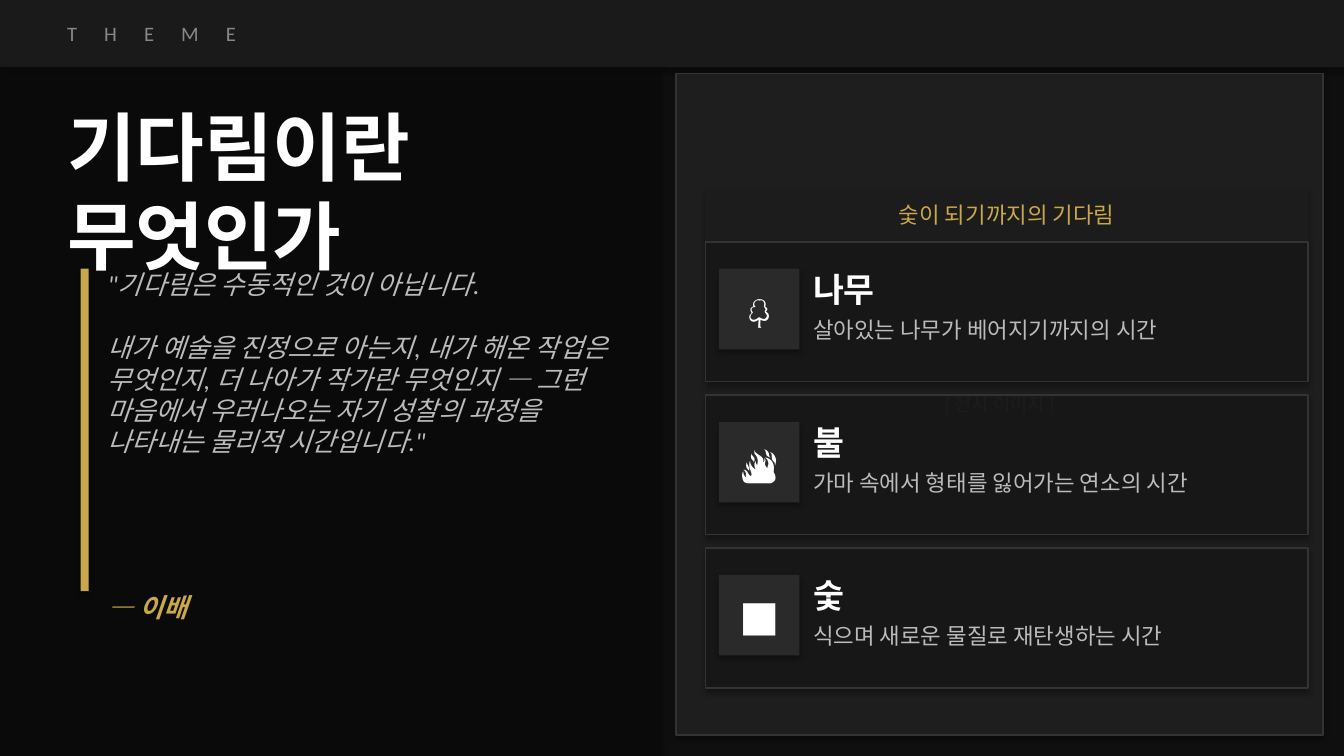
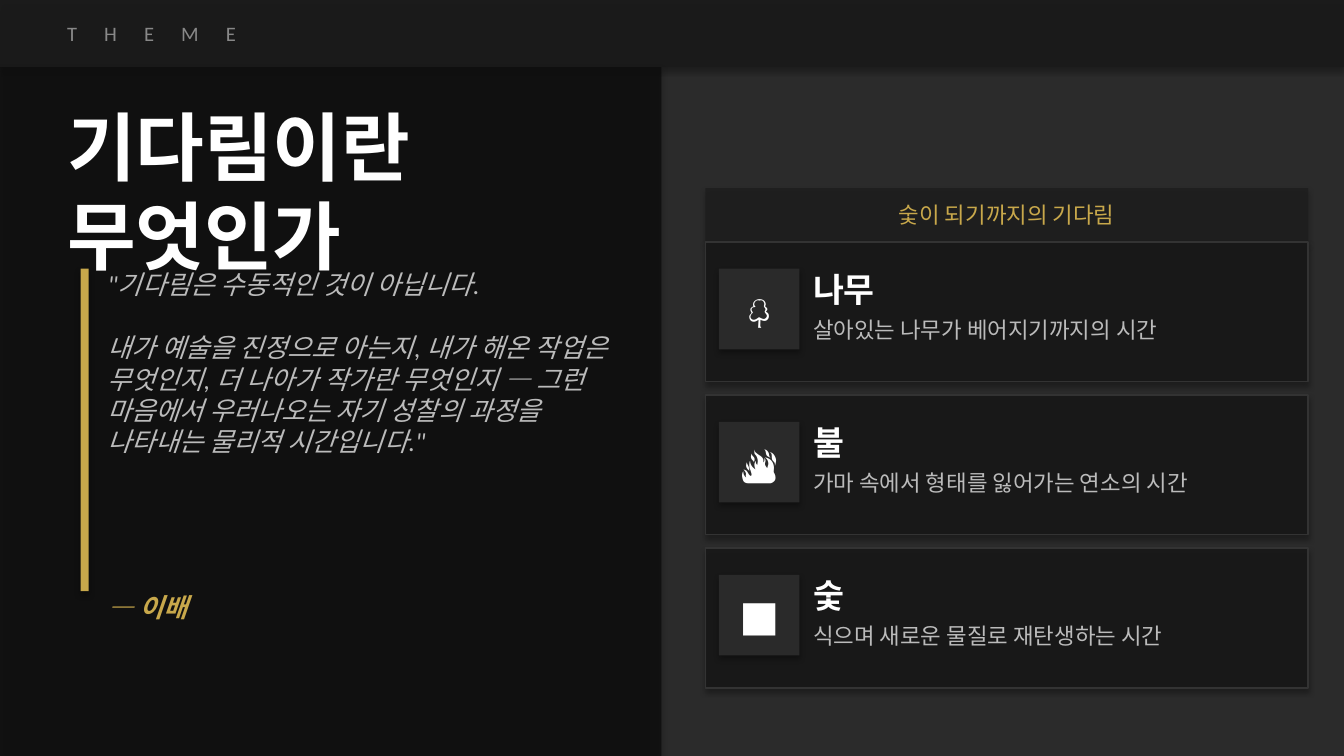
Before and after one commit to charlestour/-, a slide deck: slide 5 of leebae_docent_final.pptx. Drawn at 1344x756 pixels with LibreOffice and Linux fonts; fonts in the diff are those of the drawing; background and template pictures are left out; a plain dark background stands for a picture behind light text. Boxes give left, top, right and bottom in pixels: in the first picture for what was removed or moved away, otherwise in the second. Text is boxed around its words. In the diff, an @@ line names an element or a change of style, - is before the commit and + after.

```diff
--- a/leebae_docent_final.pptx
+++ b/leebae_docent_final.pptx
@@ background #0F0F0F to picture (left out) @@
@@ rectangle at bbox=[0, 0, 1344, 67]: fill #1A1A1A to #1A1A1A at 90% opacity @@
@@ rectangle removed at bbox=[676, 74, 1322, 735] @@
```
Also in this commit, not shown: 5 other slides changed, 9 other files.
